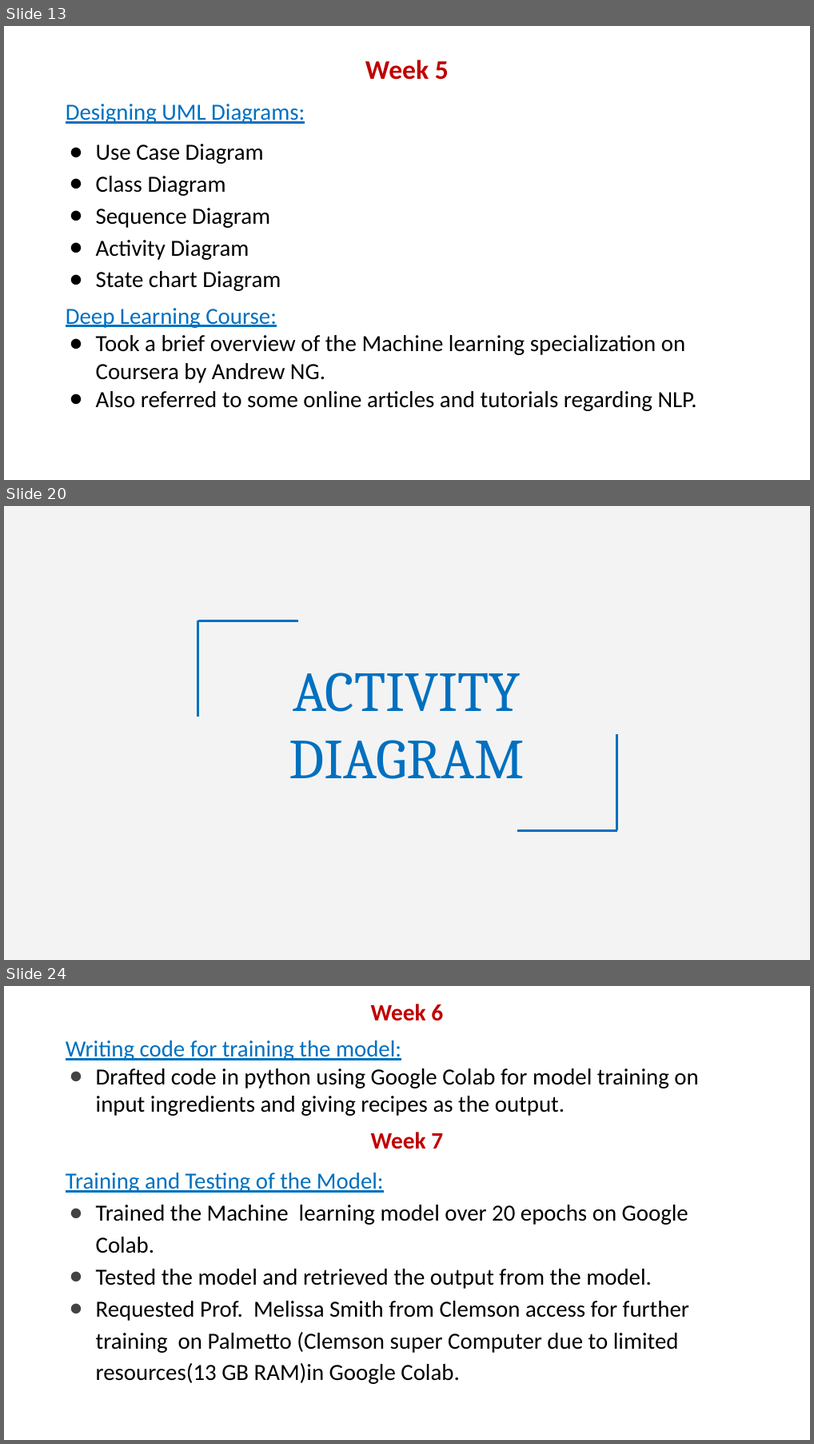
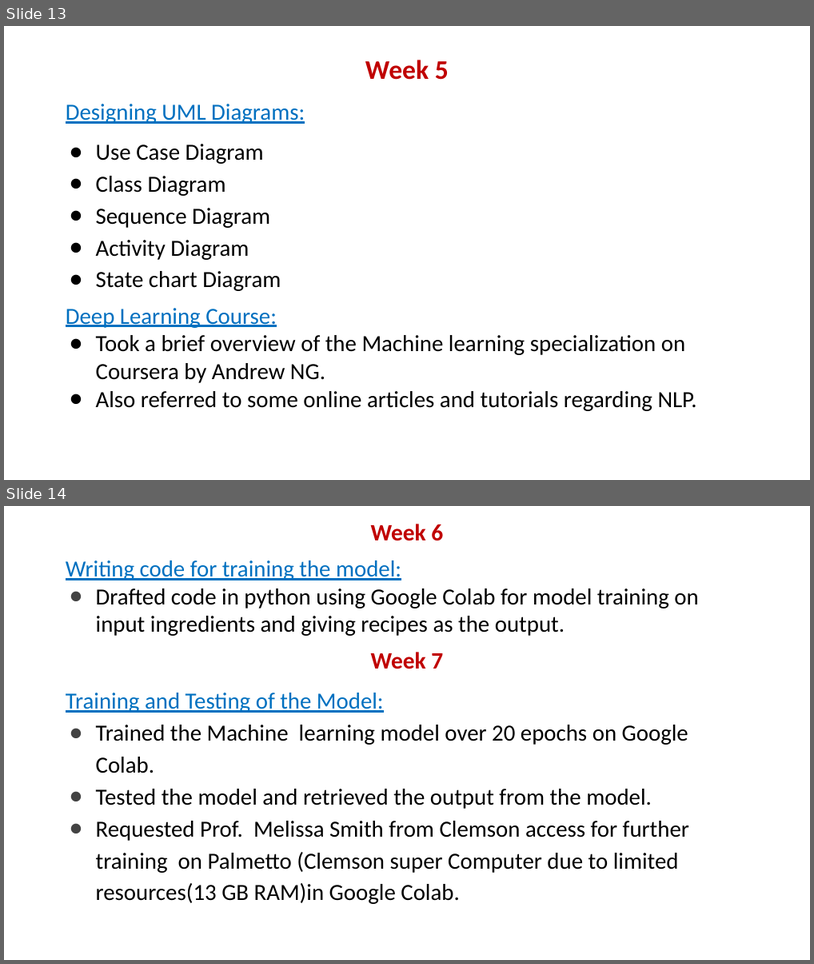
Before and after one commit to ahmaddroobi99/seniorGraduationProject2022_cookOverflow, a slide deck: Documentation/Presentation/cookOverflowPresentation.pptx. Shown one above the other, each under a label of ours: slides 13, 20 and 24 before the commit, slides 13 and 14 after it; the slides between them are not shown. The pictures are 814x1444 and 814x964 pixels, drawn with LibreOffice and Linux fonts; fonts in the diff are those of the drawing. Boxes give left, top, right and bottom in pixels: in the first picture for what was removed or moved away, otherwise in the second. Text is boxed around its words. In the diff, an @@ line names an element or a change of style, - is before the commit and + after.

```diff
--- a/Documentation/Presentation/cookOverflowPresentation.pptx
+++ b/Documentation/Presentation/cookOverflowPresentation.pptx
@@ slide 20 removed at box(4, 506, 810, 960), background #F3F3F3 @@
@@ line removed from (298, 621) to (198, 621) @@
@@ line removed from (198, 621) to (198, 716) @@
@@ title removed at box(289, 672, 524, 779) @@
-ACTIVITY
-DIAGRAM
@@ line removed from (618, 830) to (618, 734) @@
@@ line removed from (518, 830) to (618, 830) @@
@@ what was slide 24 is now slide 14 @@
```
Also in this commit, not shown: 4 slides changed, 1 slide added, 10 other slides removed, 23 other files.
